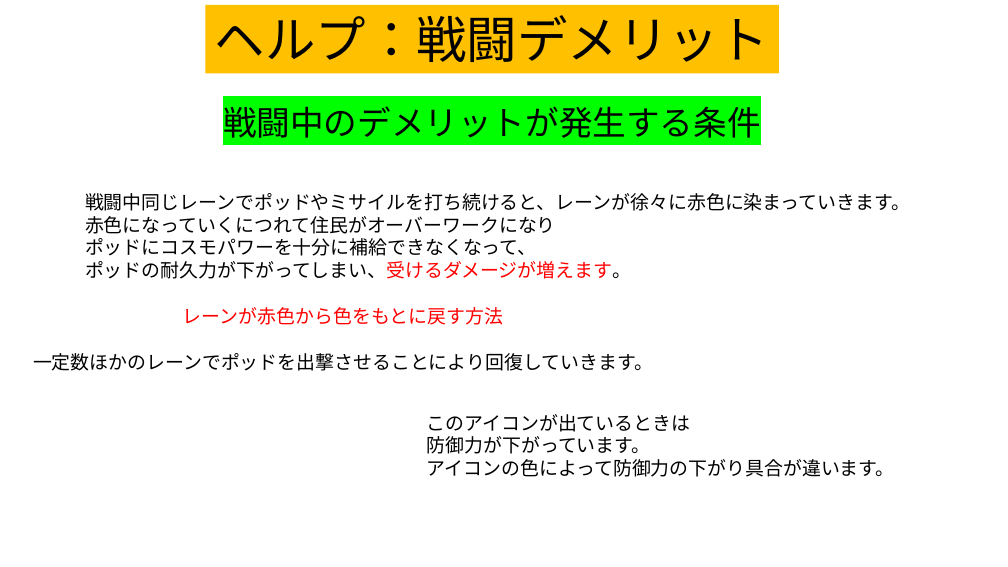
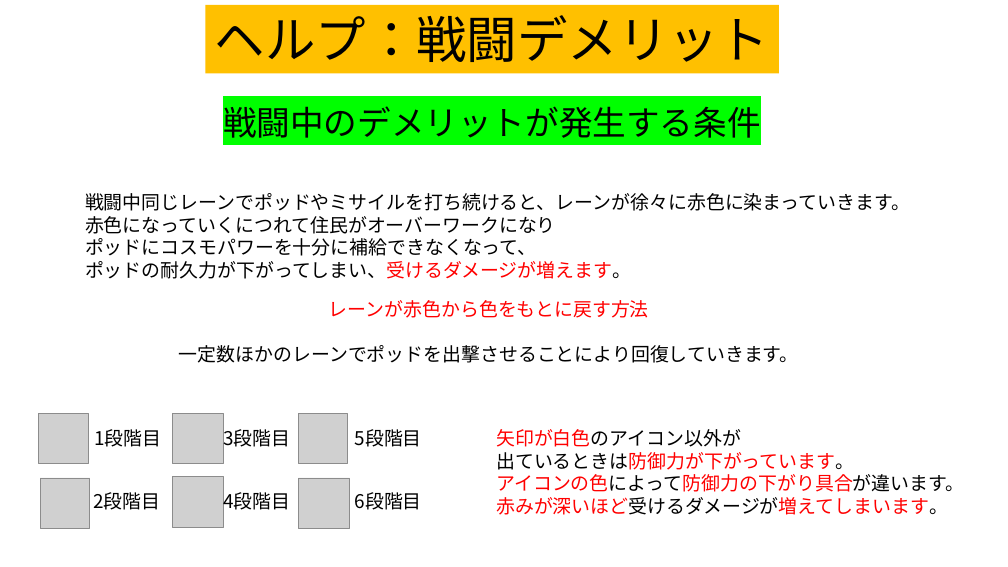
Before and after one commit to team556/team, a slide deck: slide 12 of 説明文 - コピー.pptx. Drawn at 1008x567 pixels with LibreOffice and Linux fonts; fonts in the diff are those of the drawing; grey boxes stand for pictures. Boxes give left, top, right and bottom in pixels: in the first picture for what was removed or moved away, otherwise in the second. Text is boxed around its words. In the diff, an @@ line names an element or a change of style, - is before the commit and + after.

```diff
--- a/説明文 - コピー.pptx
+++ b/説明文 - コピー.pptx
@@ text "レーンが赤色から色をもとに戻す方法": place and size @@
-text "レーンが赤色から色をもとに戻す方法" at (33,307,653,371)
+text "レーンが赤色から色をもとに戻す方法" at (179,300,799,363)
@@ text "矢印が白色のアイコン以外が": place and size @@
-text "矢印が白色のアイコン以外が" at (427,414,895,477)
+text "矢印が白色のアイコン以外が" at (496,429,964,515)
@@ text at (496,429,854,470): text changed; text colour #000000 to #FF0000 @@
-このアイコンが出ているときは
-防御力が下がっています。
+矢印が白色のアイコン以外が
+出ているときは防御力が下がっています。
@@ text at (496,474,964,492): text colour #000000 to #FF0000 in "アイコンの色によって防御力の下がり具合が違います。" @@
@@ group added at (39,414,422,529): 6 pictures, 6 texts @@
+1段階目
+2段階目
+3段階目
+4段階目
+5段階目
+6段階目
@@ text at (496,497,948,515): paragraph added @@
+赤みが深いほど受けるダメージが増えてしまいます。
```
Also in this commit, not shown: 1 slide added, 1 other file.
